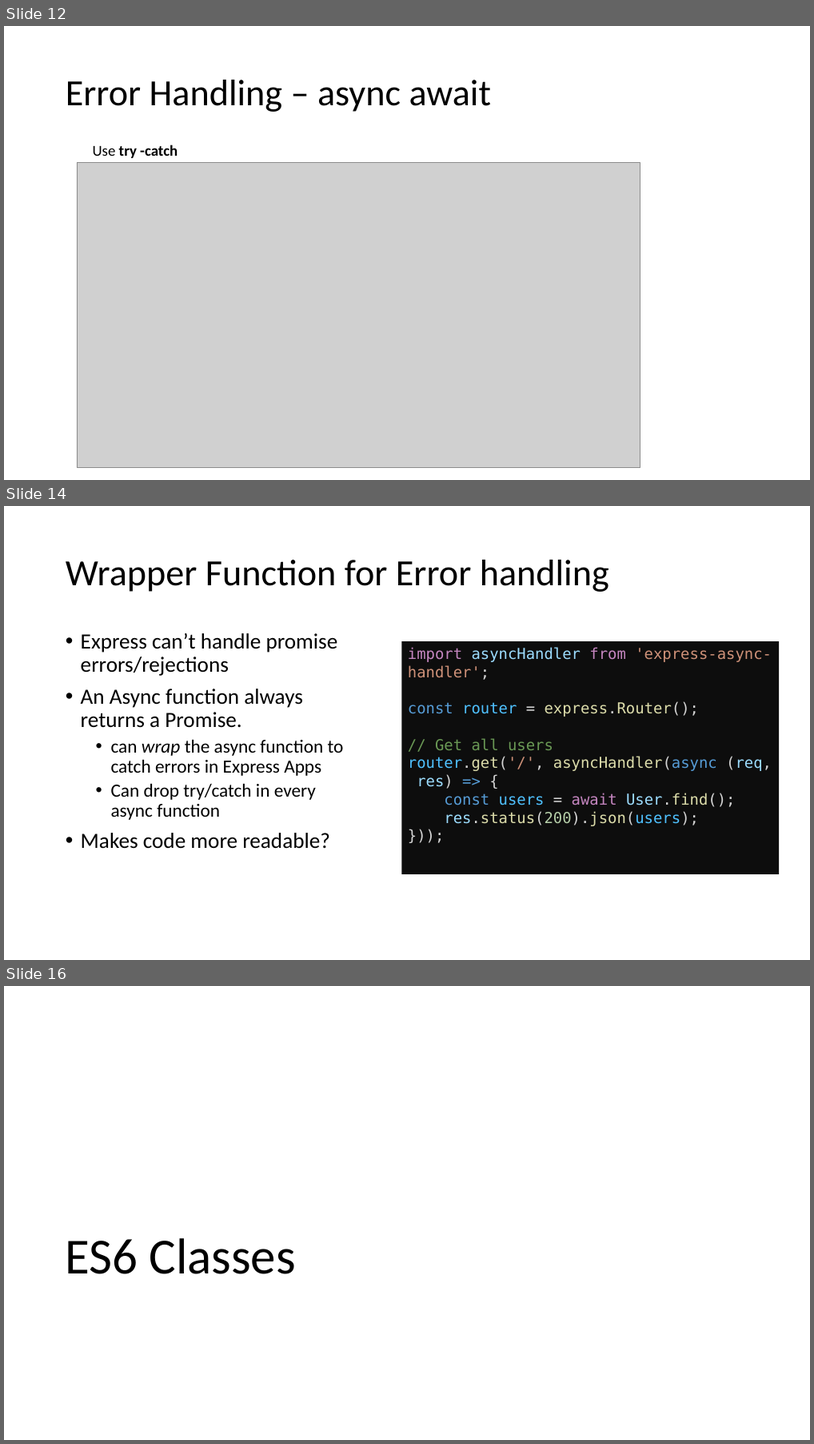
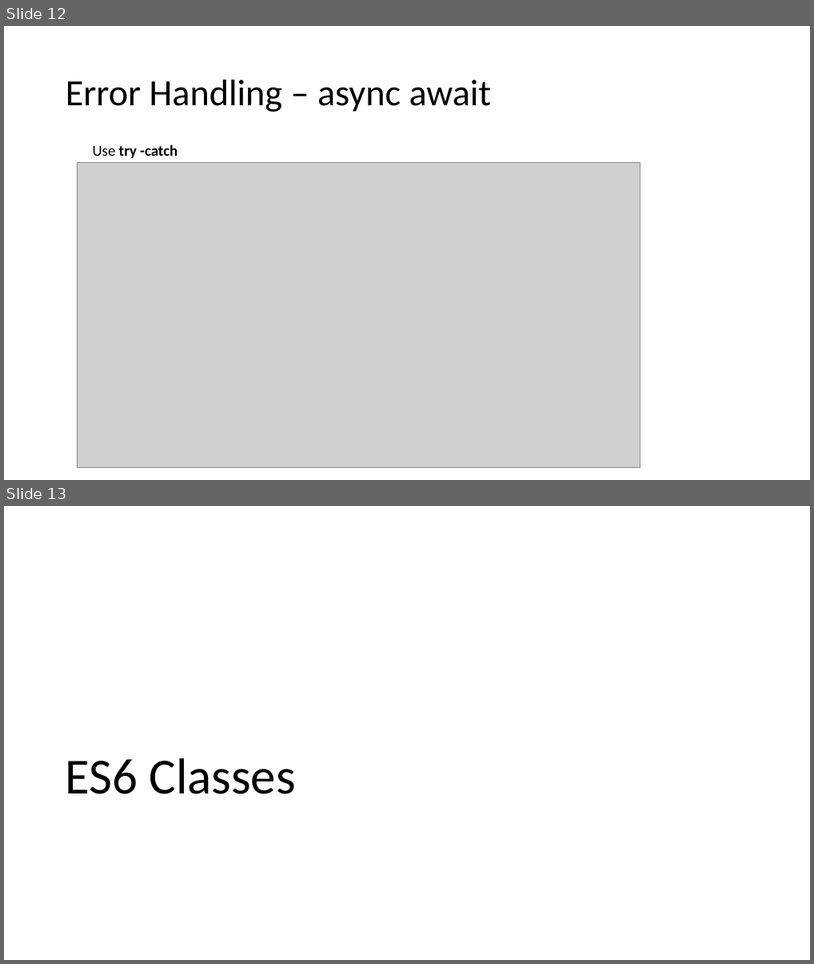
Before and after one commit to diarmuidoconnor/ewd-module-2025, a slide deck: topic09/talk-2/Promises.pptx. Shown one above the other, each under a label of ours: slides 12, 14 and 16 before the commit, slides 12 and 13 after it; the slides between them are not shown. The pictures are 814x1444 and 814x964 pixels, drawn with LibreOffice and Linux fonts; fonts in the diff are those of the drawing; grey boxes stand for pictures. Boxes give left, top, right and bottom in pixels: in the first picture for what was removed or moved away, otherwise in the second. Text is boxed around its words. In the diff, an @@ line names an element or a change of style, - is before the commit and + after.

```diff
--- a/topic09/talk-2/Promises.pptx
+++ b/topic09/talk-2/Promises.pptx
@@ slide 14 removed at (4, 506, 810, 960), background #FFFFFF @@
@@ title removed at (66, 560, 610, 592) @@
-Wrapper Function for Error handling
@@ text removed at (81, 633, 344, 848) @@
-• Express can’t handle promise errors/rejections
-• An Async function always returns a Promise.
-  • can wrap the async function to catch errors in Express Apps
-  • Can drop try/catch in every async function
-• Makes code more readable?
@@ rectangle removed at (402, 641, 779, 875) @@
-import asyncHandler from 'express-async-handler';
-const router = express.Router();
-// Get all users
-router.get('/', asyncHandler(async (req, res) => {
-const users = await User.find();
-res.status(200).json(users);
-}));
@@ what was slide 16 is now slide 13 @@
```
Also in this commit, not shown: 3 slides changed, 5 other slides removed, 45 other files.
